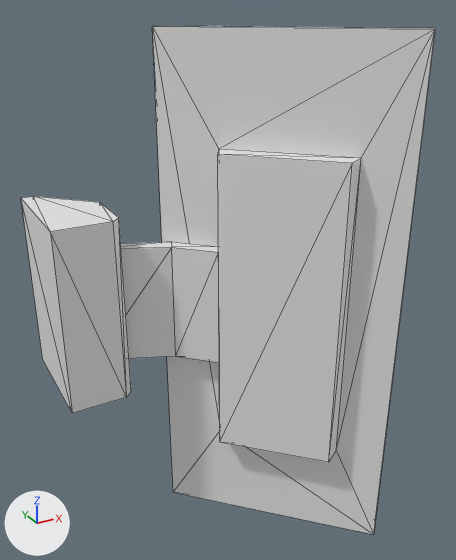
What one commit did to the glTF model app/public/models/FloodLightWallMount.glb.
Rendered twice from a 50 mm camera at (-172.0, -863.0, 413.0) aimed at (249.0, -97.0, 30.0). Lighting does not change. The marker at lower left points along +X, +Y and +Z. Mesh edges are drawn as thin lines. Vertices at the same position are counted once.

The older version as bpy lines, for what is in view:
```python
me_flw = bpy.data.meshes.new('FLW')
me_flw.from_pydata(...)  # 40 vertices, 62 faces; spans x 0.0..435.0, y -292.0..103.0, z -385.0..385.0
ob_floodlightwallmount = bpy.data.objects.new('FloodLightWallMount', me_flw)
ob_floodlightwallmount.location = (0.0, 0.0, 0.0)
```
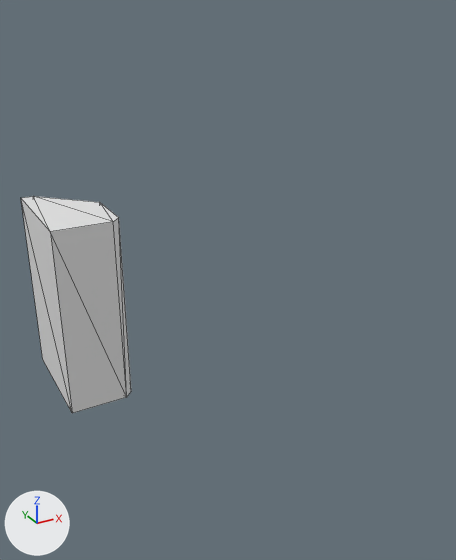
Patch to the scene script:
```diff
--- a/app/public/models/FloodLightWallMount.glb.py
+++ b/app/public/models/FloodLightWallMount.glb.py
@@ me_flw @@
 me_flw.from_pydata(...)  # 40 vertices, 62 faces; spans x 0.0..435.0, y -292.0..103.0, z -385.0..385.0
 # used by ob_floodlightwallmount; location = (0.0, 0.0, 0.0)
+# me_flw part 1: the loose piece of 16 vertices spanning x 166.0..435.0, y -292.0..-23.0, z -385.0..385.0 is deleted
+# me_flw part 2: the loose piece of 12 vertices spanning x 54.0..229.0, y -126.0..-8.0, z -91.0..90.0 is deleted
```

What differs and where, as boxes (x1, y1, x2, y2) in the pictures (456 x 560 px):
'FloodLightWallMount', reshaped (73% narrower, 57% shorter): before (21, 25, 435, 534); after (21, 196, 131, 413)
part 1 of me_flw, deleted: before (152, 25, 435, 534)
part 2 of me_flw, deleted: before (121, 242, 219, 363)
